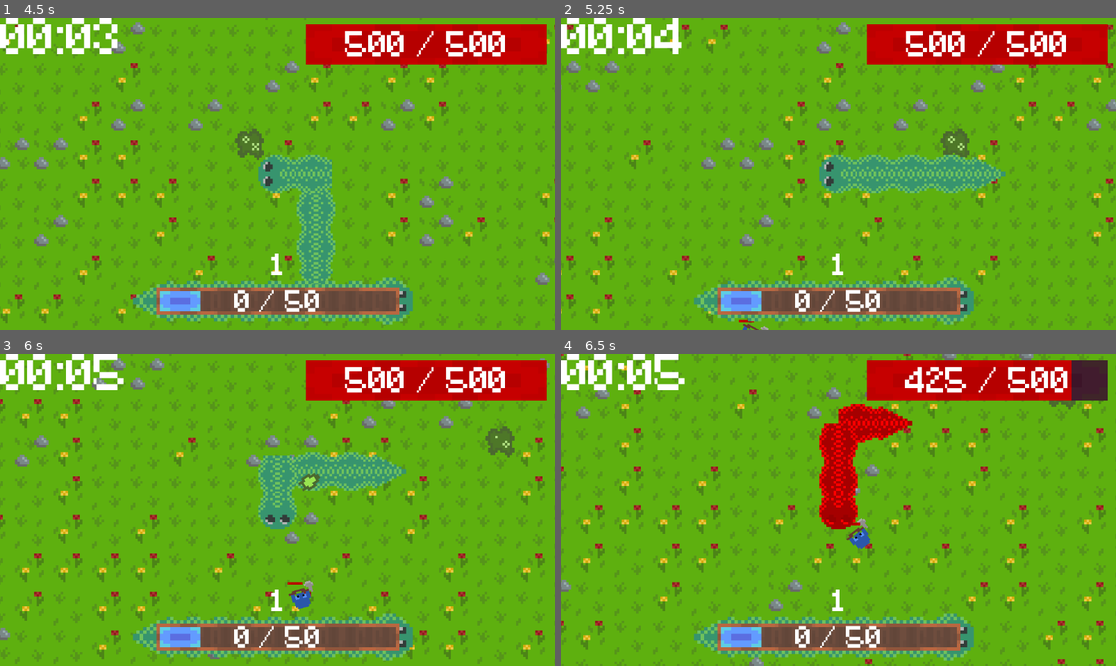
Above: before the commit, frames 1-4 (two rows, left to right).
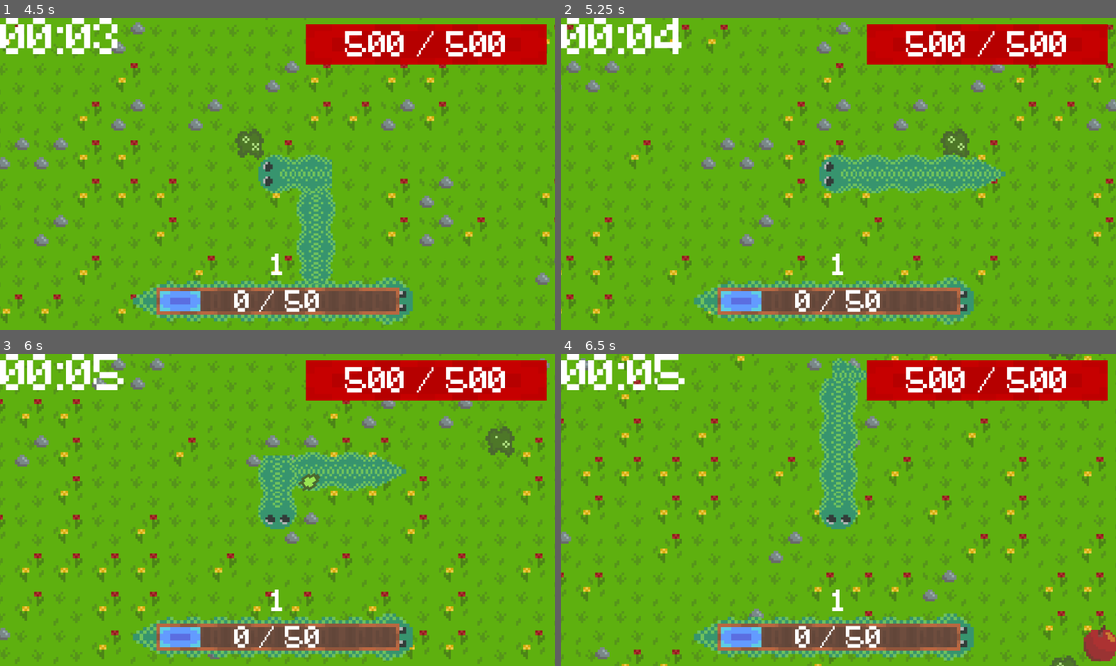
Above: after the commit, the same moments.

Repository: EdWinMaster0/ProjectSnake
Game: Godot game, scene res://scenes/Menu.tscn
The game is run twice, just before and just after one commit, with the same random seed, the same clock (stepped at 60 frames per second) and the same inputs.
Inputs (mouse positions are in pixels of both pictures, inside the frame that each line leads up to):
- Up to frame 1 (4.5 s): click "Start" at 0.5 s; tap Enter at 1.25 s; move the mouse to (399, 158) at 1.27 s; hold D (Right) 1.28-2.03 s; tap Space (Action) every 0.75 s from 1.35 to 4.35 s; move the mouse to (166, 189) at 2.02 s; hold S (Down) 2.03-2.78 s; move the mouse to (333, 105) at 2.77 s; hold D (Right) 2.78-3.53 s; move the mouse to (249, 236) at 3.52 s; hold Up (Up) 3.53-4.28 s; move the mouse to (444, 220) at 4.27 s; hold A (Left) from 4.28 s (still down)
- Up to frame 2 (5.25 s): keep holding A (Left); move the mouse to (672, 127) at 5.02 s; tap Space (Action) at 5.1 s
- Up to frame 3 (6 s): move the mouse to (305, 510) at 5.77 s; release A (Left) at 5.78 s; hold S (Down) from 5.78 s (still down); tap Space (Action) at 5.85 s
- Up to frame 4 (6.5 s): keep holding S (Down)

Frame 1 is identical in both runs. In frame 2, less than 0.1% of the frame differs, in the area x 32-38%, y 96-100%; in frame 3, 0.2%; in frame 4, 25%, in the area x 0-100%, y 0-100%.

Commit message:
Add files via upload

Diff:
--- a/snake-survivors/global_variables.gd
+++ b/snake-survivors/global_variables.gd
@@ -16,6 +16,7 @@
 @export var p_speed = 700
 @export var p_cooldown = 2
 @export var linger = 1.0
+
 
 func _reset() -> void:
 	max_health = 500
--- a/snake-survivors/player_movement.gd
+++ b/snake-survivors/player_movement.gd
@@ -70,8 +70,13 @@
 		for i in range(segments.size()):
 			segments[i].get_child(0).modulate = Color(1, 1, 1)
 		stay_red_counter -= 1
+		get_node("../Tail").modulate = Color(1, 1, 1)
 	elif stay_red_counter > 0:
+		modulate = Color(3, 0, 0)
+		for i in range(segments.size()):
+			segments[i].get_child(0).modulate = Color(3, 0, 0)
 		stay_red_counter -= 1
+		get_node("../Tail").modulate = Color(3, 0, 0)
 
 	if position_history.is_empty() or position != position_history.back():
 		position_history.append(position)
--- /dev/null
+++ b/snake-survivors/scenes/EnemyProjectile.tscn
@@ -0,0 +1,81 @@
+[gd_scene load_steps=4 format=3 uid="uid://bl1etc3la5dhd"]
+
+[ext_resource type="Texture2D" uid="uid://5epcyefp6kfd" path="res://assets/Sprite-0001.png" id="1_0bjfu"]
+
+[sub_resource type="GDScript" id="GDScript_4qpkb"]
+script/source = "extends Area2D
+
+var velocity = Vector2()
+var countdown = []
+var enemy = []
+var until_pierce = 0
+var damage = 100
+var time_elapsed = 0.0
+var despawn_time = 1.0
+var p_speed = 100
+func _ready() -> void:
+	velocity = transform.x * p_speed
+
+func _physics_process(delta):
+	time_elapsed += delta
+	if time_elapsed >= despawn_time:
+		queue_free()
+	for i in range(countdown.size() - 1, -1, -1):
+		if countdown[i] > 0:
+			countdown[i] -= 1
+		else:
+			if is_instance_valid(enemy[i]):
+				enemy[i].get_child(0).modulate = Color(1, 1, 1)
+			enemy.remove_at(i)
+			countdown.remove_at(i)
+
+	position += velocity * delta
+
+	if velocity.length() < 1:
+		queue_free()
+
+func _on_body_entered(body: Node2D) -> void:
+	if body.name.contains(\"Player\"):
+		until_pierce += 1
+		enemy.append(body)
+		GlobalVariables.health -= int((damage * randf_range(0.85, 1.15)) / GlobalVariables.defense)
+		body.stay_red_counter = 60
+		countdown.append(20)
+		if until_pierce == GlobalVariables.pierce:
+			queue_free()
+	elif body.name.contains(\"Segment\"):
+		until_pierce += 1
+		enemy.append(body)
+		GlobalVariables.health -= int((damage * randf_range(0.85, 1.15)) / (GlobalVariables.defense * GlobalVariables.scale_toughness))
+		get_node(\"../Player\").stay_red_counter = 10
+		countdown.append(20)
+		if until_pierce == GlobalVariables.pierce:
+			queue_free()
+"
+
+[sub_resource type="RectangleShape2D" id="RectangleShape2D_fcjd6"]
+size = Vector2(15, 30)
+
+[node name="EnemyProjectile" type="Area2D"]
+collision_layer = 0
+collision_mask = 4
+linear_damp = 100.0
+angular_damp = 100.0
+script = SubResource("GDScript_4qpkb")
+
+[node name="Sprite2D" type="Sprite2D" parent="."]
+z_index = 20
+position = Vector2(2, -2)
+rotation = 1.5708
+scale = Vector2(5, 5)
+texture = ExtResource("1_0bjfu")
+hframes = 4
+vframes = 20
+frame = 32
+
+[node name="CollisionShape2D" type="CollisionShape2D" parent="."]
+position = Vector2(2, 0.5)
+rotation = 1.5708
+shape = SubResource("RectangleShape2D_fcjd6")
+
+[connection signal="body_entered" from="." to="." method="_on_body_entered"]
--- a/snake-survivors/scenes/enemy.gd
+++ b/snake-survivors/scenes/enemy.gd
@@ -17,6 +17,10 @@
 var is_boss = false
 var has_dot = false
 var dot_linger = 1.0
+var arrow_cooldown = 3
+var ammo = 5
+var ai_num = 0
+var projectile_scene = preload("res://scenes/EnemyProjectile.tscn")
 # Get a reference to the player. It's likely different in your project
 
 func _ready() -> void:
@@ -46,11 +50,11 @@
 	target_position = (player_position - position).normalized()
 
 	velocity = target_position * speed
-	# Check if the enemy is in a 3px range of the player, if not move to the target position
-	if position.distance_to(player_position) > 3 and can_move:
-		move_and_slide()
-		$Sprite2D.look_at(player_position)
-		$Sprite2D.rotation_degrees += 90
+	if ai_num == 0:
+		axe_ai()
+	elif ai_num == 1:
+		archer_ai(delta)
+
 	if health <= 0:
 		GlobalVariables.exp += int(damage)
 		while GlobalVariables.exp >= GlobalVariables.exp_cap:
@@ -100,3 +104,27 @@
 	isin = false
 	if body.name == "Player" or body.name.contains("Segment"):
 		can_move = true
+func shoot() -> void:
+	var proj = projectile_scene.instantiate()
+	proj.transform.x = $Sprite2D.transform.x
+	proj.rotation_degrees -= 90
+	proj.position = position
+	call_deferred("add_sibling", proj)
+func archer_ai(delta: float) -> void:
+	$Sprite2D.frame = 29
+	if arrow_cooldown > 0:
+		arrow_cooldown -= delta
+		if position.distance_to(player_position) > 3 and can_move:
+			move_and_slide()
+			$Sprite2D.look_at(player_position)
+			$Sprite2D.rotation_degrees += 90
+	else:
+		shoot()
+		arrow_cooldown = 3
+
+func axe_ai() -> void:
+	$Sprite2D.frame = 28
+	if position.distance_to(player_position) > 3 and can_move:
+			move_and_slide()
+			$Sprite2D.look_at(player_position)
+			$Sprite2D.rotation_degrees += 90
--- a/snake-survivors/scenes/main_map_1.gd
+++ b/snake-survivors/scenes/main_map_1.gd
@@ -59,6 +59,10 @@
 			e.max_health *= r
 			e.scale *= r
 			e.damage *= r
+		if randf_range(0, 100) > 30:
+			e.ai_num = 0
+		else:
+			e.ai_num = 1
 		e.damage = int(e.damage)
 		e.name = str("Enemy", enemy_num)
 		enemy_num += 1
--- a/snake-survivors/scenes/projectile.gd
+++ b/snake-survivors/scenes/projectile.gd
@@ -51,7 +51,7 @@
 	if body.name.contains("Enemy"):
 		until_pierce += 1
 		enemy.append(body)
-		body.health -= GlobalVariables.damage * randf_range(0.7, 1.3)
+		body.health -= GlobalVariables.damage * randf_range(0.85, 1.15)
 		body.get_child(0).modulate = Color(5, 0, 0)
 		countdown.append(20)
 		if until_pierce == GlobalVariables.pierce:
Not shown, added: snake-survivors/assets/Music/Metal.mp3.import
Not shown, changed: snake-survivors/assets/Music/Metal.flp
Not shown, changed: snake-survivors/assets/Music/Metal.mp3
Not shown, added: snake-survivors/scenes/EneB0B1.tmp
Not shown, added: snake-survivors/scenes/EneBB3B.tmp
